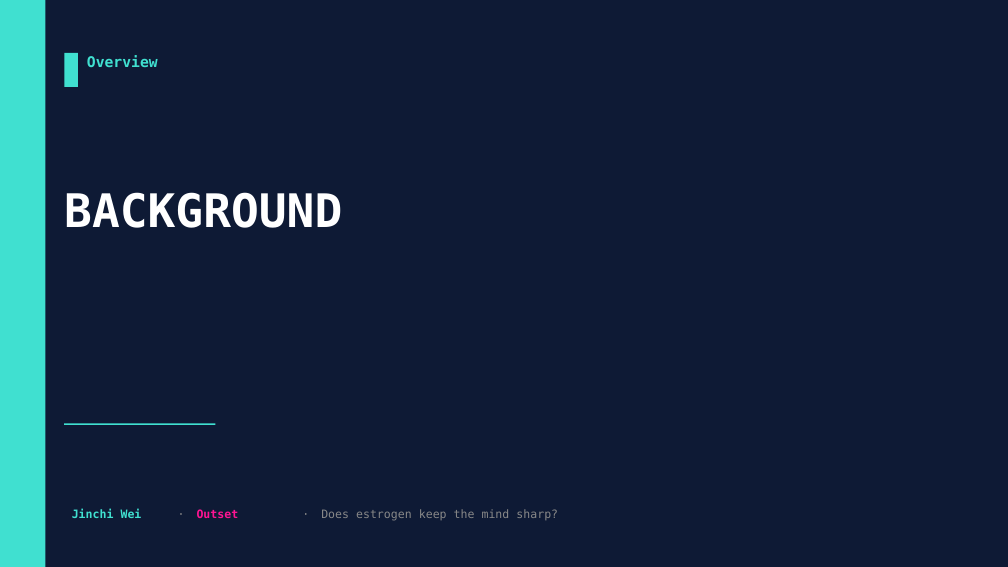
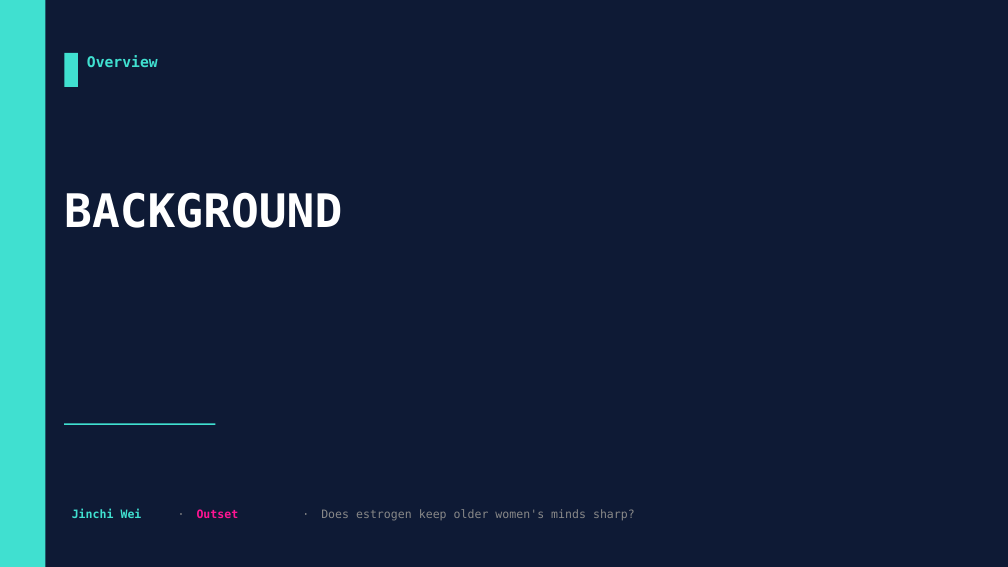
Before and after one commit to jinchiwei/outset-ai-healthcare, a slide deck: slide 2 of solutions/g6_estrogen/slides/g6_estrogen.pptx. Drawn at 1008x567 pixels with LibreOffice and Linux fonts; fonts in the diff are those of the drawing. Boxes give left, top, right and bottom in pixels: in the first picture for what was removed or moved away, otherwise in the second. Text is boxed around its words. In the diff, an @@ line names an element or a change of style, - is before the commit and + after.

```diff
--- a/solutions/g6_estrogen/slides/g6_estrogen.pptx
+++ b/solutions/g6_estrogen/slides/g6_estrogen.pptx
@@ text at (x1=321, y1=509, x2=635, y2=520): text changed @@
-Does estrogen keep the mind sharp?
+Does estrogen keep older women's minds sharp?
```
Also in this commit, not shown: 14 other slides changed, 7 slides added, 3 slides removed, 27 other files.
